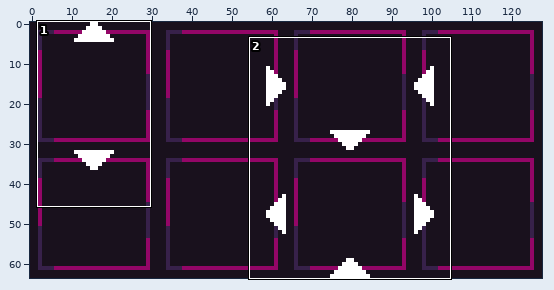
Pixel-art file: game/assets/textures/grid/arrows.aseprite. The first picture is a wide view before the edit; the outline marks the close-up.
Close-up. Old version:
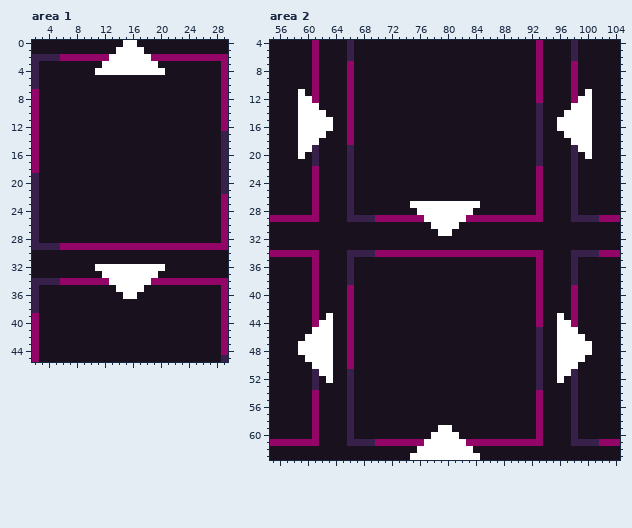
128x64 pixels, 1 frame. Shown: area 1: x 2..29, y 0..45; area 2: x 55..104, y 4..63.
The same view after the edit:
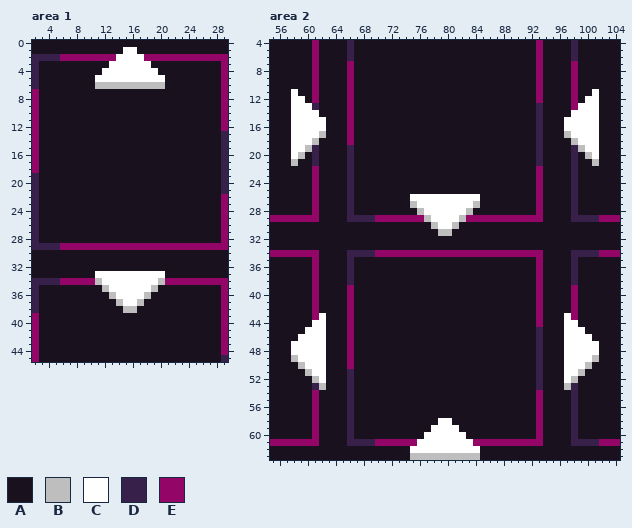
Palette (. is transparent): A #19111d  B #bebebe  C #ffffff  D #37214a  E #930667
The edit:
--- area 1, layer "numbers"
@@ x 9..22 @@
- 0 AAAAAACCAAAAAA
- 1 AAAAACCCCAAAAA
- 2 EEEECCCCCCEEEE
- 3 AAACCCCCCCCAAA
- 4 AACCCCCCCCCCAA
- 5 AAAAAAAAAAAAAA
- 6 AAAAAAAAAAAAAA
+ 0 AAAAAAAAAAAAAA
+ 1 AAAAAACCAAAAAA
+ 2 EEEEECCCCEEEEE
+ 3 AAAACCCCCCAAAA
+ 4 AAACCCCCCCCAAA
+ 5 AACCCCCCCCCCAA
+ 6 AABBBBBBBBBBAA
  7 AAAAAAAAAAAAAA
@@ x 9..22 @@
 31 AAAAAAAAAAAAAA
-32 AACCCCCCCCCCAA
-33 AAACCCCCCCCAAA
-34 EEEECCCCCCEEEE
-35 AAAAACCCCAAAAA
-36 AAAAAACCAAAAAA
-37 AAAAAAAAAAAAAA
-38 AAAAAAAAAAAAAA
+32 AAAAAAAAAAAAAA
+33 AACCCCCCCCCCAA
+34 EEBCCCCCCCCBEE
+35 AAABCCCCCCBAAA
+36 AAAABCCCCBAAAA
+37 AAAAABCCBAAAAA
+38 AAAAAABBAAAAAA
 39 AAAAAAAAAAAAAA
--- area 2, layer "numbers"
@@ x 55..104 @@
 10 AAAAAAEAAAAEAAAAAAAAAAAAAAAAAAAAAAAAAAEAAAAEAAAAAA
-11 AAAACAEAAAAEAAAAAAAAAAAAAAAAAAAAAAAAAAEAAAAEACAAAA
-12 AAAACCEAAAAEAAAAAAAAAAAAAAAAAAAAAAAAAAEAAAAECCAAAA
-13 AAAACCCAAAAEAAAAAAAAAAAAAAAAAAAAAAAAAADAAAACCCAAAA
-14 AAAACCCCAAAEAAAAAAAAAAAAAAAAAAAAAAAAAADAAACCCCAAAA
-15 AAAACCCCCAAEAAAAAAAAAAAAAAAAAAAAAAAAAADAACCCCCAAAA
-16 AAAACCCCCAAEAAAAAAAAAAAAAAAAAAAAAAAAAADAACCCCCAAAA
-17 AAAACCCCAAAEAAAAAAAAAAAAAAAAAAAAAAAAAADAAACCCCAAAA
-18 AAAACCCAAAAEAAAAAAAAAAAAAAAAAAAAAAAAAADAAAACCCAAAA
-19 AAAACCDAAAADAAAAAAAAAAAAAAAAAAAAAAAAAADAAAADCCAAAA
-20 AAAACADAAAADAAAAAAAAAAAAAAAAAAAAAAAAAADAAAADACAAAA
-21 AAAAAADAAAADAAAAAAAAAAAAAAAAAAAAAAAAAADAAAADAAAAAA
+11 AAACAAEAAAAEAAAAAAAAAAAAAAAAAAAAAAAAAAEAAAAEAACAAA
+12 AAACCAEAAAAEAAAAAAAAAAAAAAAAAAAAAAAAAAEAAAAEACCAAA
+13 AAACCCDAAAAEAAAAAAAAAAAAAAAAAAAAAAAAAADAAAAECCCAAA
+14 AAACCCCAAAAEAAAAAAAAAAAAAAAAAAAAAAAAAADAAAACCCCAAA
+15 AAACCCCCAAAEAAAAAAAAAAAAAAAAAAAAAAAAAADAAACCCCCAAA
+16 AAACCCCCAAAEAAAAAAAAAAAAAAAAAAAAAAAAAADAAACCCCCAAA
+17 AAACCCCBAAAEAAAAAAAAAAAAAAAAAAAAAAAAAADAAABCCCCAAA
+18 AAACCCBAAAAEAAAAAAAAAAAAAAAAAAAAAAAAAADAAAABCCCAAA
+19 AAACCBDAAAADAAAAAAAAAAAAAAAAAAAAAAAAAADAAAADBCCAAA
+20 AAACBADAAAADAAAAAAAAAAAAAAAAAAAAAAAAAADAAAADABCAAA
+21 AAABAADAAAADAAAAAAAAAAAAAAAAAAAAAAAAAADAAAADAABAAA
 22 AAAAAAEAAAADAAAAAAAAAAAAAAAAAAAAAAAAAAEAAAADAAAAAA
@@ x 73..86 @@
 25 AAAAAAAAAAAAAA
-26 AAAAAAAAAAAAAA
-27 AACCCCCCCCCCAA
-28 AAACCCCCCCCAAA
-29 EEEECCCCCCEEEE
-30 AAAAACCCCAAAAA
-31 AAAAAACCAAAAAA
+26 AACCCCCCCCCCAA
+27 AABCCCCCCCCBAA
+28 AAABCCCCCCBAAA
+29 EEEEBCCCCBEEEE
+30 AAAAABCCBAAAAA
+31 AAAAAABBAAAAAA
 32 AAAAAAAAAAAAAA
@@ x 55..104 @@
 42 AAAAAAEAAAAEAAAAAAAAAAAAAAAAAAAAAAAAAAEAAAAEAAAAAA
-43 AAAAAAEACAAEAAAAAAAAAAAAAAAAAAAAAAAAAAEAACAEAAAAAA
-44 AAAAAAECCAAEAAAAAAAAAAAAAAAAAAAAAAAAAAEAACCEAAAAAA
-45 AAAAAACCCAAEAAAAAAAAAAAAAAAAAAAAAAAAAADAACCCAAAAAA
-46 AAAAACCCCAAEAAAAAAAAAAAAAAAAAAAAAAAAAADAACCCCAAAAA
-47 AAAACCCCCAAEAAAAAAAAAAAAAAAAAAAAAAAAAADAACCCCCAAAA
-48 AAAACCCCCAAEAAAAAAAAAAAAAAAAAAAAAAAAAADAACCCCCAAAA
-49 AAAAACCCCAAEAAAAAAAAAAAAAAAAAAAAAAAAAADAACCCCAAAAA
-50 AAAAAACCCAAEAAAAAAAAAAAAAAAAAAAAAAAAAADAACCCAAAAAA
-51 AAAAAADCCAADAAAAAAAAAAAAAAAAAAAAAAAAAADAACCDAAAAAA
-52 AAAAAADACAADAAAAAAAAAAAAAAAAAAAAAAAAAADAACADAAAAAA
-53 AAAAAADAAAADAAAAAAAAAAAAAAAAAAAAAAAAAADAAAADAAAAAA
+43 AAAAAAECAAAEAAAAAAAAAAAAAAAAAAAAAAAAAAEAAACEAAAAAA
+44 AAAAAACCAAAEAAAAAAAAAAAAAAAAAAAAAAAAAAEAAACCAAAAAA
+45 AAAAACCCAAAEAAAAAAAAAAAAAAAAAAAAAAAAAADAAACCCAAAAA
+46 AAAACCCCAAAEAAAAAAAAAAAAAAAAAAAAAAAAAADAAACCCCAAAA
+47 AAACCCCCAAAEAAAAAAAAAAAAAAAAAAAAAAAAAADAAACCCCCAAA
+48 AAACCCCCAAAEAAAAAAAAAAAAAAAAAAAAAAAAAADAAACCCCCAAA
+49 AAABCCCCAAAEAAAAAAAAAAAAAAAAAAAAAAAAAADAAACCCCBAAA
+50 AAAABCCCAAAEAAAAAAAAAAAAAAAAAAAAAAAAAADAAACCCBAAAA
+51 AAAAABCCAAADAAAAAAAAAAAAAAAAAAAAAAAAAADAAACCBAAAAA
+52 AAAAAABCAAADAAAAAAAAAAAAAAAAAAAAAAAAAADAAACBAAAAAA
+53 AAAAAADBAAADAAAAAAAAAAAAAAAAAAAAAAAAAADAAABDAAAAAA
 54 AAAAAAEAAAADAAAAAAAAAAAAAAAAAAAAAAAAAAEAAAADAAAAAA
@@ x 73..86 @@
 57 AAAAAAAAAAAAAA
-58 AAAAAAAAAAAAAA
-59 AAAAAACCAAAAAA
-60 AAAAACCCCAAAAA
-61 EEEECCCCCCEEEE
-62 AAACCCCCCCCAAA
-63 AACCCCCCCCCCAA
+58 AAAAAACCAAAAAA
+59 AAAAACCCCAAAAA
+60 AAAACCCCCCAAAA
+61 EEECCCCCCCCEEE
+62 AACCCCCCCCCCAA
+63 AABBBBBBBBBBAA
Changed places in both close-ups, as pixel boxes (x1, y1, x2, y2):
changed: (95, 40, 165, 89)
changed: (95, 264, 165, 313)
changed: (291, 89, 333, 166)
changed: (557, 89, 599, 166)
changed: (410, 194, 480, 236)
changed: (291, 313, 333, 390)
changed: (557, 313, 599, 390)
changed: (410, 418, 480, 460)
